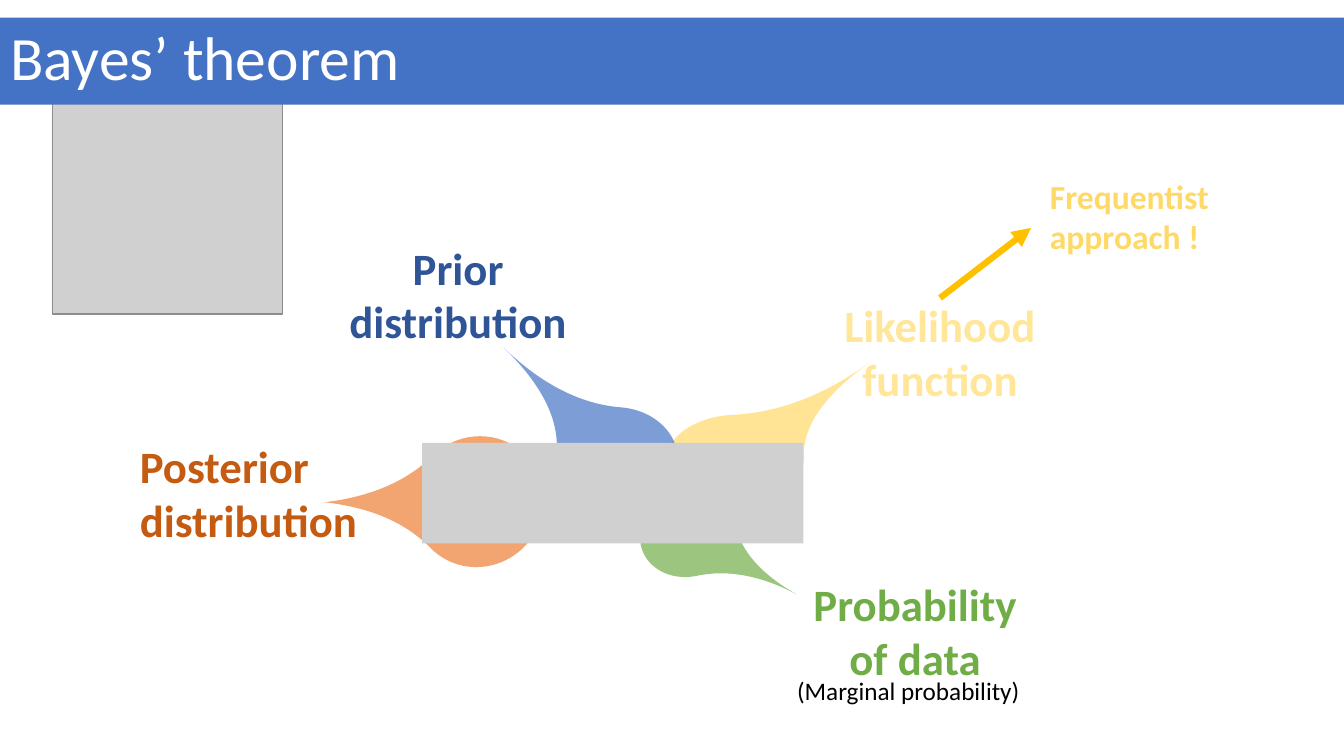
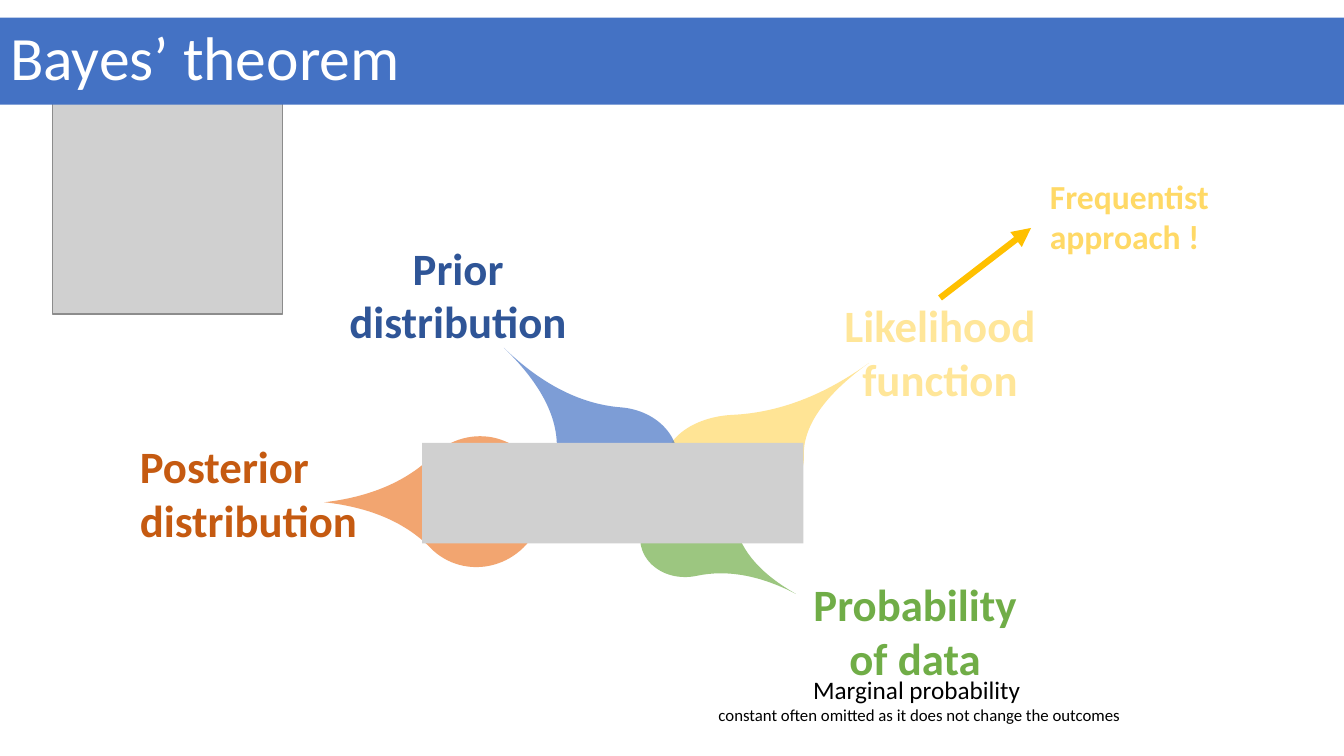
Before and after one commit to geek-lunch/workshops, a slide deck: slide 6 of Intro_to_bayesian/bayesian_stats_with_stan_and_brms.pptx. Drawn at 1344x756 pixels with LibreOffice and Linux fonts; fonts in the diff are those of the drawing; grey boxes stand for pictures. Boxes give left, top, right and bottom in pixels: in the first picture for what was removed or moved away, otherwise in the second. Text is boxed around its words. In the diff, an @@ line names an element or a change of style, - is before the commit and + after.

```diff
--- a/Intro_to_bayesian/bayesian_stats_with_stan_and_brms.pptx
+++ b/Intro_to_bayesian/bayesian_stats_with_stan_and_brms.pptx
@@ text at bbox=[718, 681, 1120, 724]: text changed; size 18 to 12 pt @@
-(Marginal probability)
+Marginal probability
+constant often omitted as it does not change the outcomes
```
Also in this commit, not shown: 5 slides added, 3 slides removed, 5 other files.
